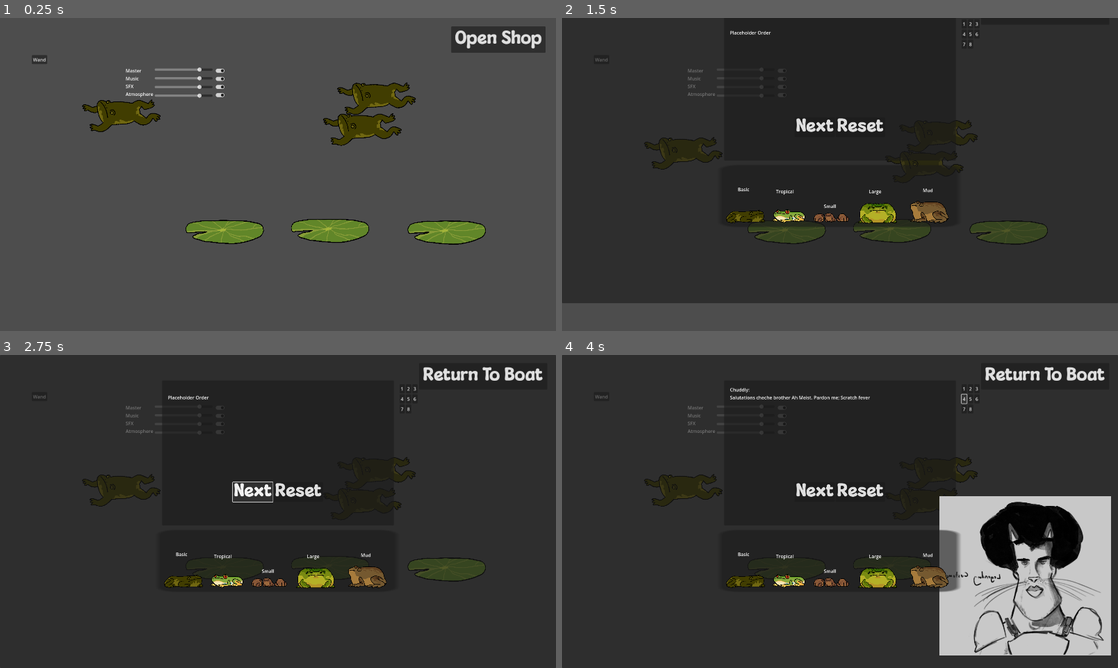
Above: before the commit, frames 1-4 (two rows, left to right).
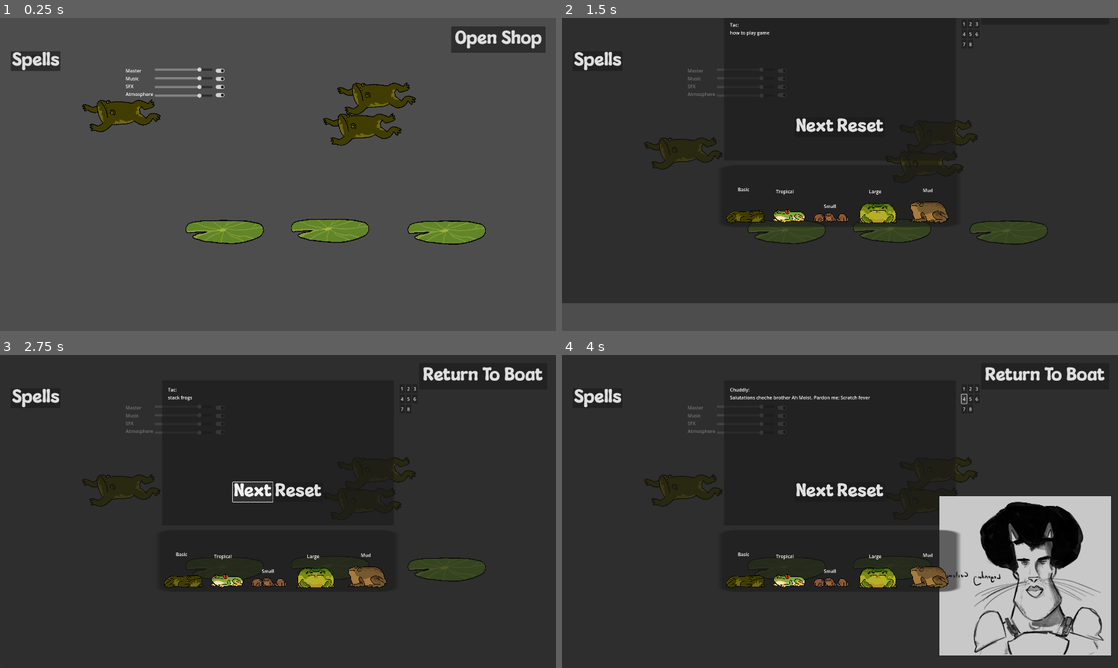
Above: after the commit, the same moments.

Repository: NotTom31/FroggeeToadems
Game: Godot game, scene res://Scenes/Levels/Test/brendan-testing.tscn
Two runs of this game, one before a commit and one after it. Both use one fixed random seed, a clock stepped at 60 frames per second and the inputs below. This scene is started directly instead of the project's main scene.
Inputs:
- Up to frame 1 (0.25 s): no input
- Up to frame 2 (1.5 s): click "Open Shop" at 0.5 s; click "Next" at 1.25 s
- Up to frame 3 (2.75 s): click "Next" at 2 s
- Up to frame 4 (4 s): click "1" at 2.75 s; click "4" at 3.5 s

The runs differ from the first frame. In frame 1, 0.5% of the frame differs, in the area x 2-11%, y 10-17%; in frame 2, 0.3%; in frame 3, 0.3%; in frame 4, 0.2%.

Commit message:
Recipe book

Diff:
--- a/Code/Levels/main.gd
+++ b/Code/Levels/main.gd
@@ -29,8 +29,8 @@
 func shopkeep_visible(is_visible : bool):
 	background.shopkeep_visible(is_visible)
 
-func shopkeep_talk(is_talk : bool):
-	pass
+#func shopkeep_talk(is_talk : bool):
+#	game_level.
 
 func sell_frogs(froglist : String):
 	pass
--- a/Code/Managers/LevelManager.gd
+++ b/Code/Managers/LevelManager.gd
@@ -1,11 +1,12 @@
 class_name LevelManager extends Node2D
 
 @export var frog_slots : Array[FrogSlot] = []
+@export var dialogue : ShopScreen
 var state : ClickState = ClickState.DEFAULT
 enum ClickState { DEFAULT, WAND }
 
 func _ready() -> void:
-	pass
+	dialogue.tac_dialogue()
 
 func add_frog_slot(slot : FrogSlot) -> void:
 	frog_slots.append(slot)
--- a/Code/Managers/magic_manager.gd
+++ b/Code/Managers/magic_manager.gd
@@ -4,7 +4,7 @@
 
 # Called when the node enters the scene tree for the first time.
 func _ready() -> void:
-	pass # Replace with function body.
+	pass
 
 # Called every frame. 'delta' is the elapsed time since the previous frame.
 func _process(delta: float) -> void:
@@ -51,3 +51,40 @@
 			Summon.emit(FrogType.FAT)
 		_:
 			print("tried to cast an invalid spell")
+
+# Assuming FrogType has a to_string() method or some way to convert to text
+
+var frog_type_names = {
+	FrogType.TROPICAL: "Tropical Frog",
+	FrogType.SMALL: "Small Frog",
+	FrogType.FAT: "Fat Frog",
+	FrogType.MUD: "Mud Frog",
+	FrogType.BASIC: "Basic Frog"
+}
+
+func get_spell_output(index: int) -> String:
+	match index:
+		0, 1, 2, 3, 4:
+			return "Summons Basic Frog"
+		5:
+			return "Summons Tropical Frog"
+		6:
+			return "Summons Mud Frog"
+		7:
+			return "Summons Small Frog"
+		8:
+			return "Summons Fat Frog"
+		_:
+			return "Unknown Spell"
+
+func get_recipe_as_string(index: int) -> String:
+	if index < 0 or index >= spell_table.size():
+		return "Invalid spell index"
+
+	var recipe = spell_table[index]
+	var recipe_text = get_spell_output(index) + "\n"
+	recipe_text += "Ingredients: "
+	for frog_type in recipe:
+		var frog_name = frog_type_names.get(frog_type, "Unknown Frog")
+		recipe_text += frog_name + ": " + str(recipe[frog_type]) + " "
+	return recipe_text
--- a/Scenes/Levels/Test/Main-Scene-Tom.tscn
+++ b/Scenes/Levels/Test/Main-Scene-Tom.tscn
@@ -8,12 +8,14 @@
 [ext_resource type="PackedScene" uid="uid://dmr6oqf0ghcpp" path="res://Scenes/UI/Wand.tscn" id="3_t5ep4"]
 [ext_resource type="PackedScene" uid="uid://d3r6wmwxqowp4" path="res://Scenes/FrogDetectionArea.tscn" id="6_fo3t6"]
 [ext_resource type="PackedScene" uid="uid://c4oeq4iblkrbg" path="res://Scenes/Frogs/frog_spawner.tscn" id="6_p8e6y"]
+[ext_resource type="PackedScene" uid="uid://caup4tky6b8g7" path="res://Scenes/spell_ui.tscn" id="9_7b8ed"]
 
-[node name="LevelManager" type="Node2D" node_paths=PackedStringArray("frog_slots")]
+[node name="LevelManager" type="Node2D" node_paths=PackedStringArray("frog_slots", "dialogue")]
 z_index = 2
 z_as_relative = false
 script = ExtResource("1_fwoa8")
 frog_slots = [NodePath("Lillypads/Lillypad/FrogSlot"), NodePath("Lillypads/Lillypad2/FrogSlot"), NodePath("Lillypads/Lillypad3/FrogSlot")]
+dialogue = NodePath("Canvas_Shop/Menu/Panel/ShopScreen")
 
 [node name="MagicManager" parent="." instance=ExtResource("2_k1b8b")]
 
@@ -51,11 +53,15 @@
 [node name="CollisionShape2D" parent="FrogDetectionArea" index="0"]
 position = Vector2(962, 1006)
 
+[node name="SpellUi" parent="." node_paths=PackedStringArray("magic") instance=ExtResource("9_7b8ed")]
+magic = NodePath("../MagicManager")
+
 [connection signal="Summon" from="MagicManager" to="." method="_on_magic_manager_summon"]
 [connection signal="pressed" from="Wand/Button" to="." method="_on_wand_button_pressed"]
 [connection signal="spawned_frog" from="FrogSpawner" to="." method="_on_frog_spawner_spawned_frog"]
 
 [editable path="Wand"]
+[editable path="Canvas_Shop"]
 [editable path="Lillypads/Lillypad"]
 [editable path="Lillypads/Lillypad2"]
 [editable path="Lillypads/Lillypad3"]
--- a/Scenes/UI/MainMenu.tscn
+++ b/Scenes/UI/MainMenu.tscn
@@ -42,7 +42,7 @@
 theme_override_constants/outline_size = 9
 theme_override_fonts/font = ExtResource("3_dvdev")
 theme_override_font_sizes/font_size = 90
-text = "Froggy Toad'ems"
+text = "Froggee Toadems"
 horizontal_alignment = 1
 vertical_alignment = 1
 
--- a/Scenes/UI/shop_screen.gd
+++ b/Scenes/UI/shop_screen.gd
@@ -40,6 +40,11 @@
 	{
 		"name": "Eye: ",
 		"dialogues": ["Gaze long into my depthless eye. Hear what it yearns for.", "The echoing answer. Frogs.", "_, _, _. I do as the void commands."],
+		"requested_frogs": []
+	},
+	{
+		"name": "Tac: ",
+		"dialogues": ["how to play game", "stack frogs", "win"],
 		"requested_frogs": []
 	}
 ]
@@ -63,6 +68,7 @@
 var current_word_index = 0
 var is_displaying = false
 var dialogue_speed = 0.05 # seconds between words
+var tac_talking = false
 
 @onready var name_label = $Panel/MarginContainer2/VBoxContainer/Name
 @onready var dialogue_label = $Panel/MarginContainer2/VBoxContainer/Text
@@ -128,6 +134,7 @@
 				dialogue_label.text = ""
 				display_next_dialogue()
 		else:
+			tac_talking = false
 			print("No more dialogues for this customer")
 			next_button.disabled = false
 
@@ -136,7 +143,9 @@
 	if current_word_index < words.size():
 		dialogue_label.text += words[current_word_index] + " "
 		current_word_index += 1
+		tac_talk(true)
 		await get_tree().create_timer(dialogue_speed).timeout
+		tac_talk(false)
 		display_word(words)
 	else:
 		is_displaying = false
@@ -204,3 +213,12 @@
 
 func _on_eight_pressed() -> void:
 	update_customer_by_id(7)
+
+func tac_dialogue() -> void:
+	update_customer_by_id(8)
+	tac_talking = true
+
+func tac_talk(is_talk : bool):
+	pass
+	#if get_tree().root.get_child(0) is Main:
+		#get_tree().root.get_child(0).shopkeep_talk(is_talk)
--- /dev/null
+++ b/Scenes/spell_ui.gd
@@ -0,0 +1,51 @@
+extends CanvasLayer
+
+var animation : AnimationPlayer
+
+@export var magic : MagicManager
+@export var text0 : Label
+@export var text1 : Label
+@export var text2 : Label
+@export var text3 : Label
+@export var text4 : Label
+@export var text5 : Label
+@export var text6 : Label
+@export var text7 : Label
+
+func _ready() -> void:
+	# Connect the signal 'animation_finished' to the function '_on_animation_finished'
+	animation = get_node("AnimationPlayer")
+	animation.connect("animation_finished", Callable(self, "_on_animation_finished"))
+	animation.play("Start")
+
+func update_text() -> void:
+	text0.text = magic.get_recipe_as_string(0)
+	text1.text = magic.get_recipe_as_string(1)
+	text2.text = magic.get_recipe_as_string(2)
+	text3.text = magic.get_recipe_as_string(3)
+	text4.text = magic.get_recipe_as_string(4)
+	text5.text = magic.get_recipe_as_string(5)
+	text6.text = magic.get_recipe_as_string(6)
+	text7.text = magic.get_recipe_as_string(7)
+
+
+func _on_open_button_pressed() -> void:
+	update_text()
+	#if get_tree().root.get_child(0) is Main:
+		#get_tree().root.get_child(0).play_shop_music(true)
+	animation.play("Transition_In")
+	$OpenButton.visible = false
+	#get_tree().paused = true
+
+
+func _on_animation_finished(anim_name: String) -> void:
+	if anim_name == "Transition_Out":
+		# Unpause the game after the "Transition_Out" animation finishes
+		get_tree().paused = false
+		#if get_tree().root.get_child(0) is Main:
+			#get_tree().root.get_child(0).play_shop_music(false)
+
+
+func _on_close_button_pressed() -> void:
+	animation.play("Transition_Out")
+	$OpenButton.visible = true
--- /dev/null
+++ b/Scenes/spell_ui.tscn
@@ -0,0 +1,212 @@
+[gd_scene load_steps=9 format=3 uid="uid://caup4tky6b8g7"]
+
+[ext_resource type="Script" path="res://Scenes/spell_ui.gd" id="1_5txb0"]
+[ext_resource type="PackedScene" uid="uid://baeaj55y6xd38" path="res://Scenes/UI/BlankButton.tscn" id="2_a30l4"]
+[ext_resource type="FontFile" uid="uid://bg5wgh22jq31n" path="res://Assets/Fonts/MouldyCheeseRegular-WyMWG.ttf" id="3_nq4v7"]
+
+[sub_resource type="Animation" id="Animation_tif6q"]
+resource_name = "Transition_In"
+tracks/0/type = "value"
+tracks/0/imported = false
+tracks/0/enabled = true
+tracks/0/path = NodePath("Control:position")
+tracks/0/interp = 1
+tracks/0/loop_wrap = true
+tracks/0/keys = {
+"times": PackedFloat32Array(0, 1),
+"transitions": PackedFloat32Array(1, 1),
+"update": 0,
+"values": [Vector2(-1927, 0), Vector2(0, 0)]
+}
+
+[sub_resource type="Animation" id="Animation_7k4x1"]
+length = 0.001
+tracks/0/type = "value"
+tracks/0/imported = false
+tracks/0/enabled = true
+tracks/0/path = NodePath("Control:position")
+tracks/0/interp = 1
+tracks/0/loop_wrap = true
+tracks/0/keys = {
+"times": PackedFloat32Array(0),
+"transitions": PackedFloat32Array(1),
+"update": 0,
+"values": [Vector2(0, 0)]
+}
+
+[sub_resource type="Animation" id="Animation_lhneh"]
+resource_name = "Transition_Out"
+tracks/0/type = "value"
+tracks/0/imported = false
+tracks/0/enabled = true
+tracks/0/path = NodePath("Control:position")
+tracks/0/interp = 1
+tracks/0/loop_wrap = true
+tracks/0/keys = {
+"times": PackedFloat32Array(0, 1),
+"transitions": PackedFloat32Array(1, 1),
+"update": 0,
+"values": [Vector2(0, 0), Vector2(-1927, 0)]
+}
+
+[sub_resource type="Animation" id="Animation_pyfat"]
+resource_name = "Start"
+tracks/0/type = "value"
+tracks/0/imported = false
+tracks/0/enabled = true
+tracks/0/path = NodePath("Control:position")
+tracks/0/interp = 1
+tracks/0/loop_wrap = true
+tracks/0/keys = {
+"times": PackedFloat32Array(0),
+"transitions": PackedFloat32Array(1),
+"update": 0,
+"values": [Vector2(-1927, 0)]
+}
+
+[sub_resource type="AnimationLibrary" id="AnimationLibrary_qno8i"]
+_data = {
+"RESET": SubResource("Animation_7k4x1"),
+"Start": SubResource("Animation_pyfat"),
+"Transition_In": SubResource("Animation_tif6q"),
+"Transition_Out": SubResource("Animation_lhneh")
+}
+
+[node name="SpellUi" type="CanvasLayer" node_paths=PackedStringArray("text0", "text1", "text2", "text3", "text4", "text5", "text6", "text7")]
+script = ExtResource("1_5txb0")
+text0 = NodePath("Control/Panel/MarginContainer/HBoxContainer/Text0")
+text1 = NodePath("Control/Panel/MarginContainer/HBoxContainer/Text1")
+text2 = NodePath("Control/Panel/MarginContainer/HBoxContainer/Text2")
+text3 = NodePath("Control/Panel/MarginContainer/HBoxContainer/Text3")
+text4 = NodePath("Control/Panel/MarginContainer/HBoxContainer/Text4")
+text5 = NodePath("Control/Panel/MarginContainer/HBoxContainer/Text5")
+text6 = NodePath("Control/Panel/MarginContainer/HBoxContainer/Text6")
+text7 = NodePath("Control/Panel/MarginContainer/HBoxContainer/Text7")
+
+[node name="Control" type="Control" parent="."]
+layout_mode = 3
+anchors_preset = 15
+anchor_right = 1.0
+anchor_bottom = 1.0
+offset_left = -1927.0
+offset_right = -1927.0
+grow_horizontal = 2
+grow_vertical = 2
+
+[node name="Panel" type="Panel" parent="Control"]
+layout_mode = 1
+anchors_preset = 8
+anchor_left = 0.5
+anchor_top = 0.5
+anchor_right = 0.5
+anchor_bottom = 0.5
+offset_left = -500.0
+offset_top = -400.0
+offset_right = 500.0
+offset_bottom = 400.0
+grow_horizontal = 2
+grow_vertical = 2
+size_flags_horizontal = 4
+
+[node name="MarginContainer" type="MarginContainer" parent="Control/Panel"]
+layout_mode = 1
+anchors_preset = 15
+anchor_right = 1.0
+anchor_bottom = 1.0
+grow_horizontal = 2
+grow_vertical = 2
+theme_override_constants/margin_left = 10
+theme_override_constants/margin_top = 10
+theme_override_constants/margin_right = 10
+theme_override_constants/margin_bottom = 10
+
+[node name="HBoxContainer" type="VBoxContainer" parent="Control/Panel/MarginContainer"]
+layout_mode = 2
+size_flags_horizontal = 4
+theme_override_constants/separation = 24
+
+[node name="Name" type="Label" parent="Control/Panel/MarginContainer/HBoxContainer"]
+layout_mode = 2
+theme_override_fonts/font = ExtResource("3_nq4v7")
+theme_override_font_sizes/font_size = 44
+text = "Spells:
+"
+
+[node name="Text0" type="Label" parent="Control/Panel/MarginContainer/HBoxContainer"]
+layout_mode = 2
+theme_override_fonts/font = ExtResource("3_nq4v7")
+theme_override_font_sizes/font_size = 30
+text = "test
+"
+
+[node name="Text1" type="Label" parent="Control/Panel/MarginContainer/HBoxContainer"]
+layout_mode = 2
+theme_override_fonts/font = ExtResource("3_nq4v7")
+theme_override_font_sizes/font_size = 30
+text = "test
+"
+
+[node name="Text2" type="Label" parent="Control/Panel/MarginContainer/HBoxContainer"]
+layout_mode = 2
+theme_override_fonts/font = ExtResource("3_nq4v7")
+theme_override_font_sizes/font_size = 30
+text = "test
+"
+
+[node name="Text3" type="Label" parent="Control/Panel/MarginContainer/HBoxContainer"]
+layout_mode = 2
+theme_override_fonts/font = ExtResource("3_nq4v7")
+theme_override_font_sizes/font_size = 30
+text = "test
+"
+
+[node name="Text4" type="Label" parent="Control/Panel/MarginContainer/HBoxContainer"]
+layout_mode = 2
+theme_override_fonts/font = ExtResource("3_nq4v7")
+theme_override_font_sizes/font_size = 30
+text = "test
+"
+
+[node name="Text5" type="Label" parent="Control/Panel/MarginContainer/HBoxContainer"]
+layout_mode = 2
+theme_override_fonts/font = ExtResource("3_nq4v7")
+theme_override_font_sizes/font_size = 30
+text = "test
+"
+
+[node name="Text6" type="Label" parent="Control/Panel/MarginContainer/HBoxContainer"]
+layout_mode = 2
+theme_override_fonts/font = ExtResource("3_nq4v7")
+theme_override_font_sizes/font_size = 30
+text = "test
+"
+
+[node name="Text7" type="Label" parent="Control/Panel/MarginContainer/HBoxContainer"]
+layout_mode = 2
+theme_override_fonts/font = ExtResource("3_nq4v7")
+theme_override_font_sizes/font_size = 30
+text = "test
+"
+
+[node name="CloseButton" parent="Control/Panel" instance=ExtResource("2_a30l4")]
+offset_left = 1217.0
+offset_top = 818.0
+offset_right = 1389.0
+offset_bottom = 886.0
+text = "Close"
+
+[node name="OpenButton" parent="." instance=ExtResource("2_a30l4")]
+offset_left = 37.0
+offset_top = 115.0
+offset_right = 209.0
+offset_bottom = 183.0
+text = "Spells"
+
+[node name="AnimationPlayer" type="AnimationPlayer" parent="."]
+libraries = {
+"": SubResource("AnimationLibrary_qno8i")
+}
+speed_scale = 3.48
+
+[connection signal="pressed" from="Control/Panel/CloseButton" to="." method="_on_close_button_pressed"]
+[connection signal="pressed" from="OpenButton" to="." method="_on_open_button_pressed"]
--- a/project.godot
+++ b/project.godot
@@ -17,10 +17,9 @@
 
 [display]
 
-window/size/viewport_width=960
-window/size/viewport_height=540
+window/size/viewport_width=1920
+window/size/viewport_height=1080
 window/stretch/mode="viewport"
-window/stretch/scale=0.5
 
 [dotnet]
 
Not shown: 1 places in Scenes/Levels/Test/Main-Scene-Tom.tscn that only renumber resources
